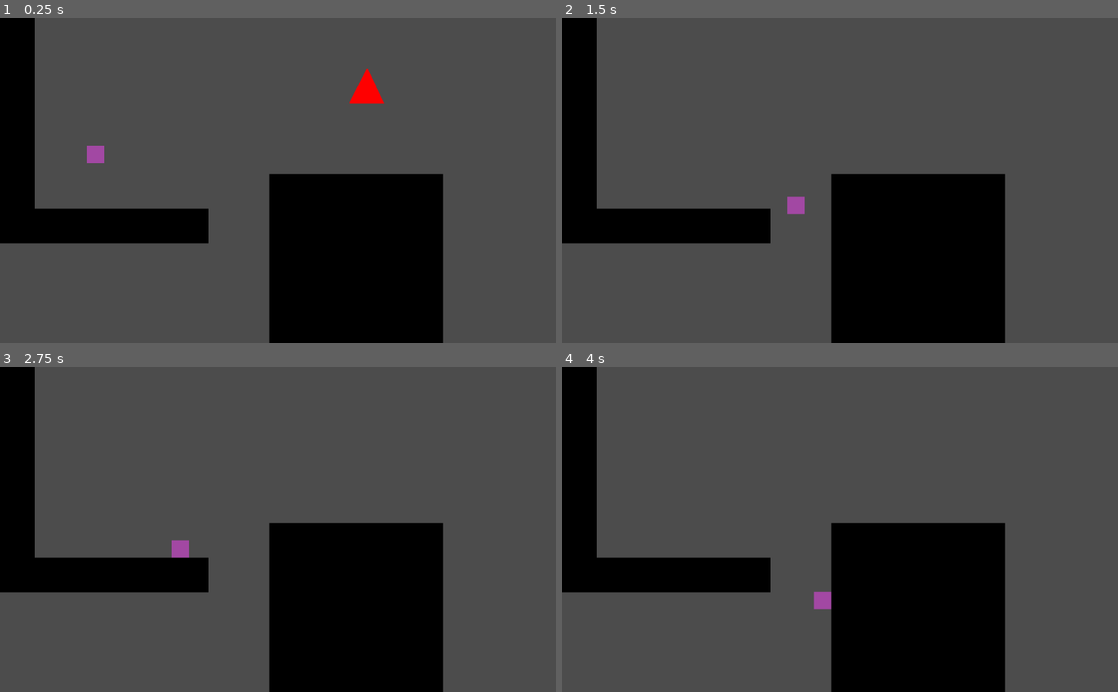
Above: before the commit, frames 1-4 (two rows, left to right).
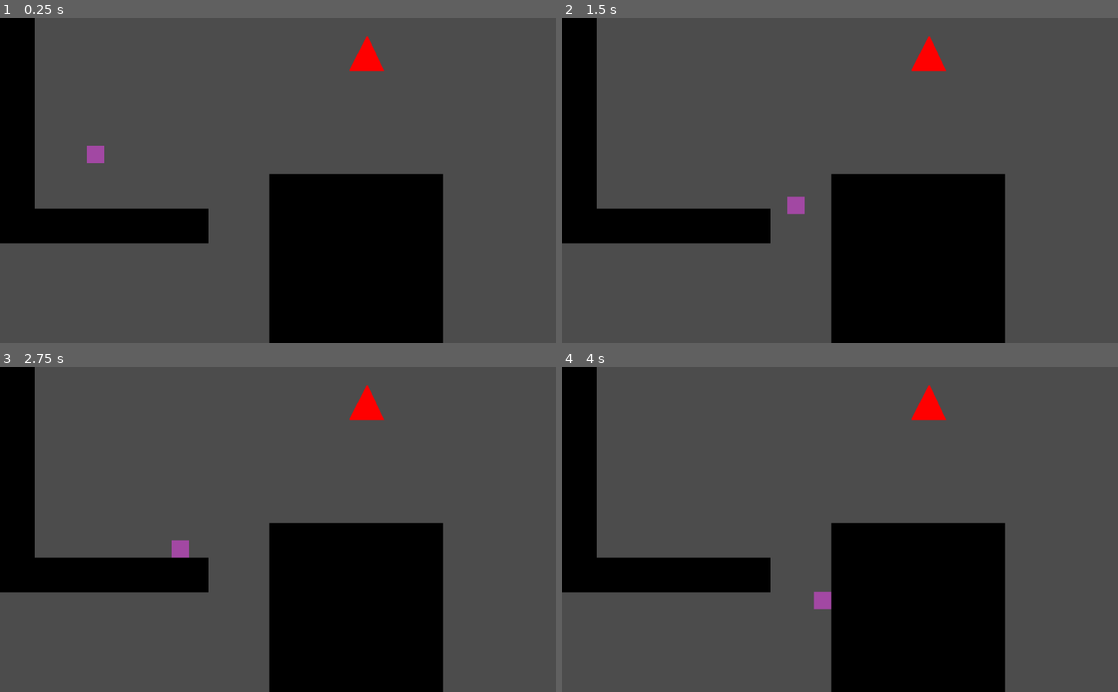
Above: after the commit, the same moments.

Repository: eldskald/Treinamento-Contra
Game: Godot game, scene res://scenes/scene1.tscn
Same seed, same stepped clock (60 frames per second), same inputs: the game is played once before the commit and once after it.
Inputs (mouse positions are in pixels of both pictures, inside the frame that each line leads up to):
- Up to frame 1 (0.25 s): no input
- Up to frame 2 (1.5 s): move the mouse to (962, 164) at 0.52 s; hold D (ui_right) from 0.53 s (still down); tap W (ui_up) at 0.77 s; move the mouse to (728, 196) at 1.27 s
- Up to frame 3 (2.75 s): tap W (ui_up) at 1.52 s; tap Enter at 2 s; move the mouse to (333, 458) at 2.02 s; release D (ui_right) at 2.03 s; hold A (ui_left) from 2.03 s (still down)
- Up to frame 4 (4 s): move the mouse to (812, 594) at 2.77 s; release A (ui_left) at 2.78 s; hold D (ui_right) from 2.78 s (still down); tap W (ui_up) at 3.02, 3.77 s; move the mouse to (1006, 578) at 3.52 s

The runs differ from the first frame. In frame 1, 0.7% of the frame differs, in the area x 62-70%, y 5-27%; in frame 2, 0.4%; in frame 3, 0.4%; in frame 4, 0.4%.
Error after the commit: Parse Error: Can't preload resource at path: res://prefabs/Enemy Projectile/Basic Enemy Projectile.tscn (res://scripts/Enemy.gd:9)

Commit message:
Inimigos agora atiram
Apenas trajetorias retas

Diff:
--- a/Experiment/prefabs/Enemy Projectile/Basic Enemy Projectile.tscn
+++ b/Experiment/prefabs/Enemy Projectile/Basic Enemy Projectile.tscn
@@ -1,12 +1,17 @@
 [gd_scene load_steps=4 format=2]
 
-[ext_resource path="res://prefabs/Enemy Projectile/Basic Enemy Projectile.gd" type="Script" id=1]
+[ext_resource path="res://scripts/Basic Enemy Projectile.gd" type="Script" id=1]
 [ext_resource path="res://sprites/BlackTriangle.png" type="Texture" id=2]
 
 [sub_resource type="ConvexPolygonShape2D" id=1]
 
 [node name="Basic Enemy Projectile" type="Area2D"]
+rotation = 1.5708
 script = ExtResource( 1 )
+__meta__ = {
+"_edit_group_": true
+}
+SPEED = 200.0
 
 [node name="Sprite" type="Sprite" parent="."]
 self_modulate = Color( 0, 0, 0, 1 )
--- a/Experiment/scripts/Enemy.gd
+++ b/Experiment/scripts/Enemy.gd
@@ -1,8 +1,12 @@
 extends KinematicBody2D
 
 export(float) var gravityAccel
+export(float) var shootCoolDown
 
+var internalTimer = 0
 var velocity = Vector2()
+var playerDirection = Vector2()
+var bullet = preload("res://prefabs/Enemy Projectile/Basic Enemy Projectile.tscn")
 
 # Called when the node enters the scene tree for the first time.
 func _ready():
@@ -12,7 +16,21 @@
 func _process(delta):
 	velocity.y += gravityAccel*delta
 	velocity = move_and_slide(velocity)
+	if internalTimer >= shootCoolDown:
+		shoot()
+		internalTimer = 0
+	else:
+		internalTimer += delta
 #	pass
 
 func kill():
 	self.queue_free()
+
+func shoot():
+	playerDirection = get_parent().get_node_or_null("Player").position - position
+	playerDirection = playerDirection.normalized()
+	var projectile = bullet.instance()
+	projectile.direction = playerDirection
+	projectile.position = position + playerDirection*10
+	projectile.rotation += playerDirection.angle()
+	get_parent().add_child(projectile)
